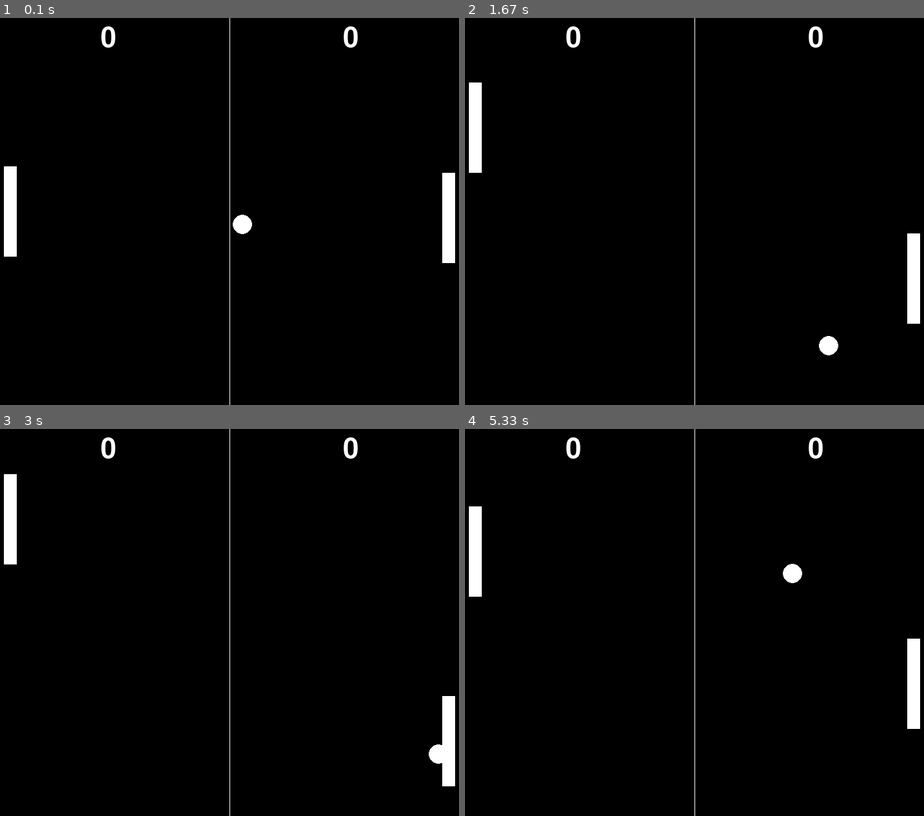
Above: before the commit, frames 1-4 (two rows, left to right).
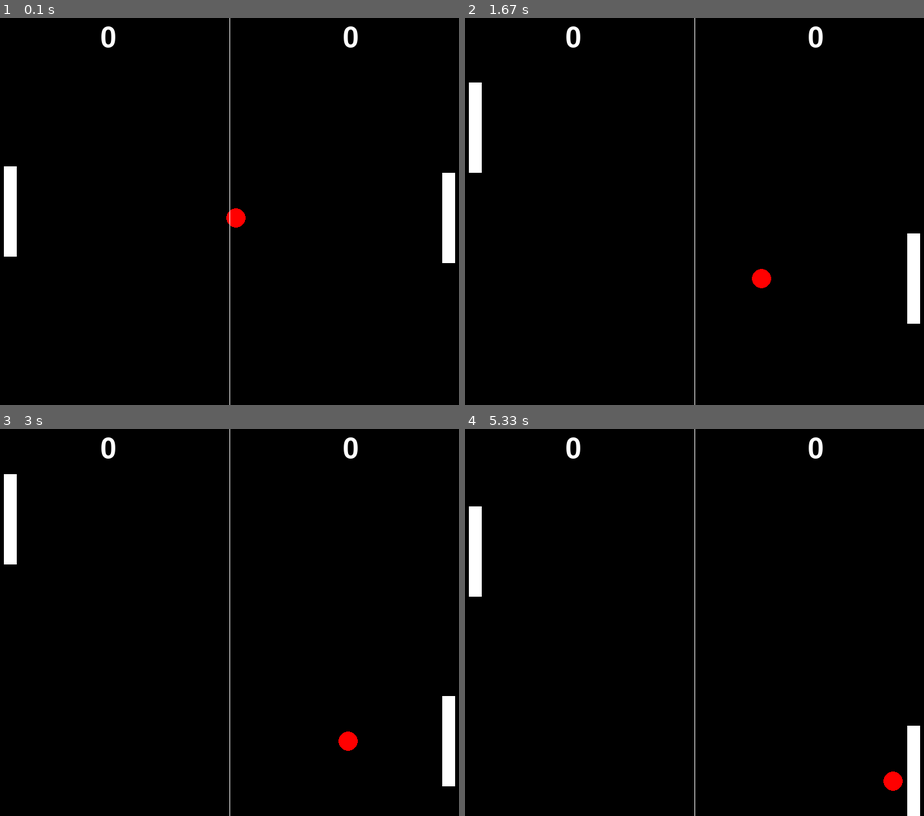
Above: after the commit, the same moments.

Repository: Angathan003/Pygame
Game: pygame game, started from main.py
Two runs of this game, one before a commit and one after it. Both use one fixed random seed, a clock stepped at 60 frames per second and the inputs below.
Inputs:
- Up to frame 1 (0.1 s): no input
- Up to frame 2 (1.67 s): hold Up 0.33-0.8 s; hold Down 0.83-1.13 s; hold Up 1.17-1.53 s; hold Down from 1.57 s (still down)
- Up to frame 3 (3 s): release Down at 1.93 s; hold Up 1.97-2.27 s; hold Down 2.3-2.6 s; hold Up from 2.63 s (still down)
- Up to frame 4 (5.33 s): release Up at 3 s; hold Down 3.03-3.4 s; hold Up 3.43-3.73 s; hold Down 3.77-4.07 s; hold Up 4.1-4.47 s; hold Down 4.5-4.87 s; hold Up 4.9-5.2 s; hold Down from 5.23 s (still down)

The runs differ from the first frame. In frame 1, 0.2% of the frame differs, in the area x 49-55%, y 49-56%; in frame 2, 0.3%; in frame 3, 0.3%; in frame 4, 1.6%, in the area x 69-100%, y 34-100%.

Commit message:
reduse speed and change color

Diff:
--- a/main.py
+++ b/main.py
@@ -14,8 +14,8 @@
 opponent_paddle = pygame.Rect(screen_width - 70, screen_height/2 - 70, 20, 140)
 
 # Set up the game variables
-ball_speed_x = 2
-ball_speed_y = 2
+ball_speed_x = 1
+ball_speed_y = 1
 player_speed = 0
 opponent_speed = 1
 player_score = 0
@@ -74,7 +74,7 @@
     screen.fill((0, 0, 0))
     pygame.draw.rect(screen, (255, 255, 255), player_paddle)
     pygame.draw.rect(screen, (255, 255, 255), opponent_paddle)
-    pygame.draw.ellipse(screen, (255, 255, 255), ball)
+    pygame.draw.ellipse(screen, (255, 0, 0), ball)
     pygame.draw.aaline(screen, (255, 255, 255), (screen_width/2, 0), (screen_width/2, screen_height))
 
     # Draw the scores
--- a/tempCodeRunnerFile.py
+++ b/tempCodeRunnerFile.py
@@ -1,60 +1,4 @@
-import pygame
-
-# Set up the game window
-pygame.init()
-screen_width = 800
-screen_height = 600
-screen = pygame.display.set_mode((screen_width, screen_height))
-pygame.display.set_caption("Pong")
-
-# Set up the game objects
-ball = pygame.Rect(screen_width/2 - 15, screen_height/2 - 15, 30, 30)
-player_paddle = pygame.Rect(50, screen_height/2 - 70, 20, 140)
-opponent_paddle = pygame.Rect(screen_width - 70, screen_height/2 - 70, 20, 140)
-
-# Set up the game variables
-ball_speed_x = 2
-ball_speed_y = 2
-player_speed = 0
-opponent_speed = 1
-player_score = 0
-opponent_score = 0
-font = pygame.font.Font(None, 64)
-
-# Set up the game loop
-while True:
-    for event in pygame.event.get():
-        if event.type == pygame.QUIT:
-            pygame.quit()
-            sys.exit()
-        elif event.type == pygame.KEYDOWN:
-            if event.key == pygame.K_UP:
-                player_speed = -5
-            elif event.key == pygame.K_DOWN:
-                player_speed = 5
-        elif event.type == pygame.KEYUP:
-            if event.key == pygame.K_UP or event.key == pygame.K_DOWN:
-                player_speed = 0
-
-    # Move the player paddle
-    player_paddle.y += player_speed
-    if player_paddle.top <= 0:
-        player_paddle.top = 0
-    elif player_paddle.bottom >= screen_height:
-        player_paddle.bottom = screen_height
-
-    # Move the opponent paddle
-    if ball.y < opponent_paddle.y:
-        opponent_paddle.y -= opponent_speed
-    elif ball.y > opponent_paddle.y:
-        opponent_paddle.y += opponent_speed
-    if opponent_paddle.top <= 0:
-        opponent_paddle.top = 0
-    elif opponent_paddle.bottom >= screen_height:
-        opponent_paddle.bottom = screen_height
-
-    # Move the ball
-    ball.x += ball_speed_x
+ball.x += ball_speed_x
     ball.y += ball_speed_y
     if ball.top <= 0 or ball.bottom >= screen_height:
         ball_speed_y = -ball_speed_y
@@ -64,23 +8,3 @@
     elif ball.right >= screen_width:
         player_score += 1
         ball_speed_x = -ball_speed_x
-
-    # Check for collisions with the paddles
-    if ball.colliderect(player_paddle) or ball.colliderect(opponent_paddle):
-        ball_speed_x = -ball_speed_x
-
-    # Draw the game objects
-    screen.fill((0, 0, 0))
-    pygame.draw.rect(screen, (255, 255, 255), player_paddle)
-    pygame.draw.rect(screen, (255, 255, 255), opponent_paddle)
-    pygame.draw.ellipse(screen, (255, 255, 255), ball)
-    pygame.draw.aaline(screen, (255, 255, 255), (screen_width/2, 0), (screen_width/2, screen_height))
-
-    # Draw the scores
-    player_text = font.render(str(player_score), True, (255, 255, 255))
-    opponent_text = font.render(str(opponent_score), True, (255, 255, 255))
-    screen.blit(player_text, (screen_width/4, 10))
-    screen.blit(opponent_text, (screen_width*3/4 - opponent_text.get_width(), 10))
-
-    # Update the screen
-    pygame.display.flip()
